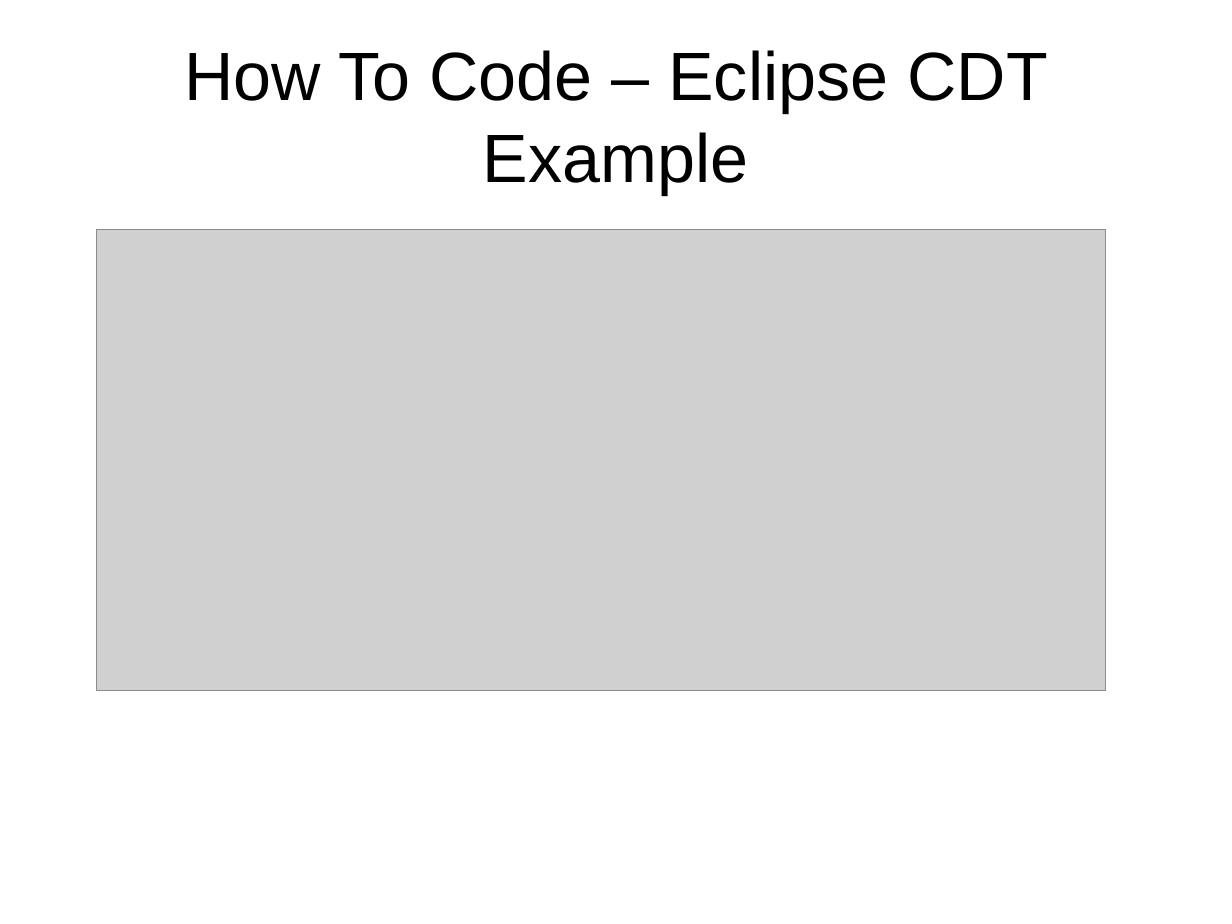
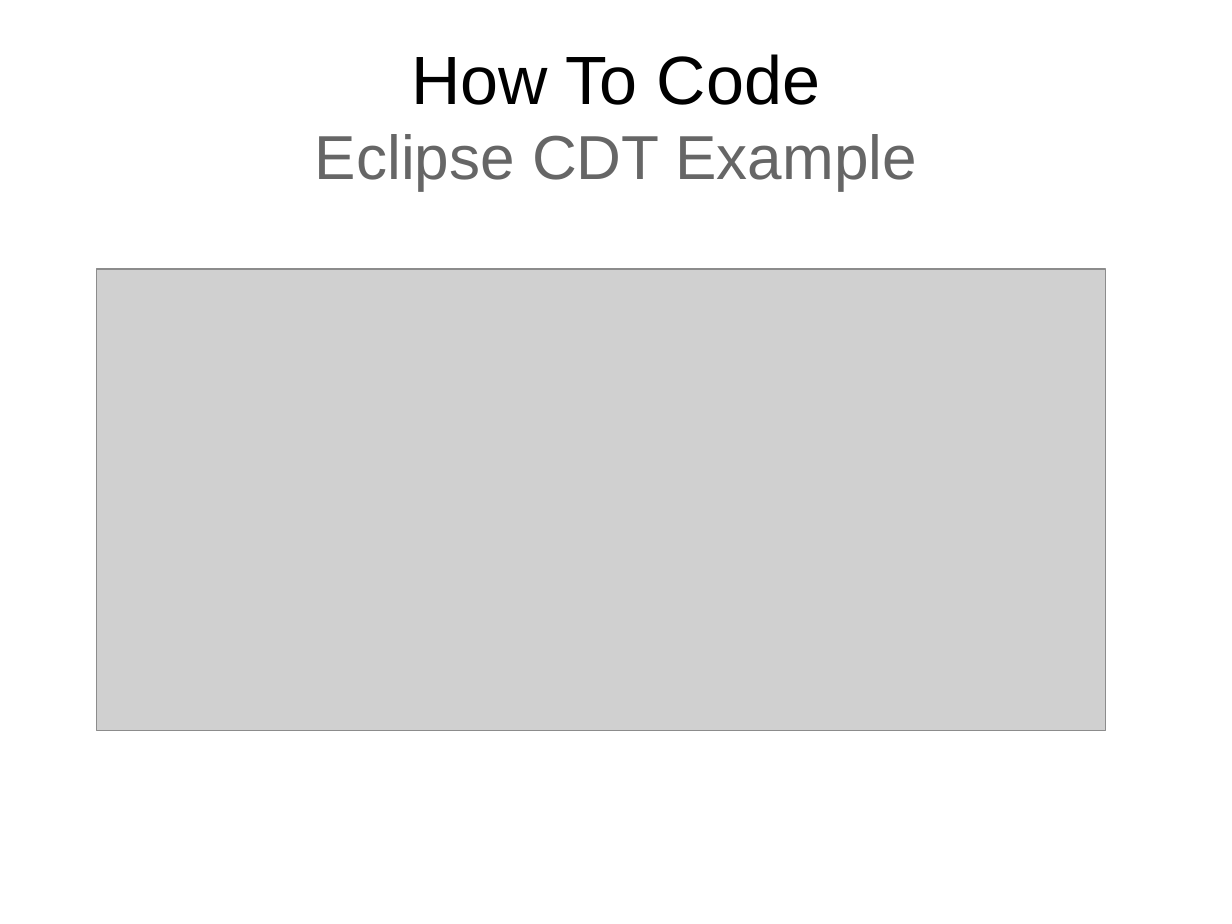
Before and after one commit to samba2/modern_c, a slide deck: slide 51 of modern_c.odp (slide 36 before the commit). Drawn at 1232x924 pixels with LibreOffice and Linux fonts; fonts in the diff are those of the drawing; grey boxes stand for pictures. Boxes give left, top, right and bottom in pixels: in the first picture for what was removed or moved away, otherwise in the second. Text is boxed around its words. In the diff, an @@ line names an element or a change of style, - is before the commit and + after.

```diff
--- a/modern_c.odp
+++ b/modern_c.odp
@@ title at [315, 54, 917, 191]: text changed; size 44 to 40 pt; text colour #000000 to #666666 @@
-How To Code – Eclipse CDT Example
+How To Code
+Eclipse CDT Example
@@ picture: place and size @@
-picture at [97, 229, 1107, 691]
+picture at [97, 269, 1107, 731]
```
Also in this commit, not shown: 37 other slides changed, 16 slides added, 1 slide removed.
